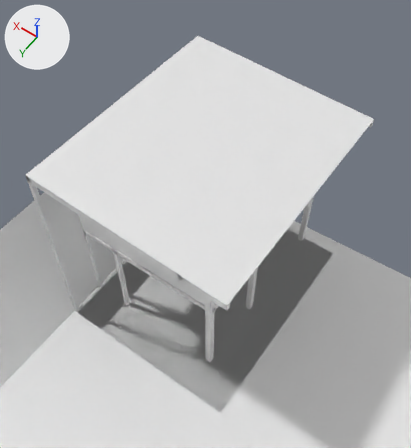
What one commit did to the COLLADA model projects/obra-com-mezanino/sketchup/modelo.dae.
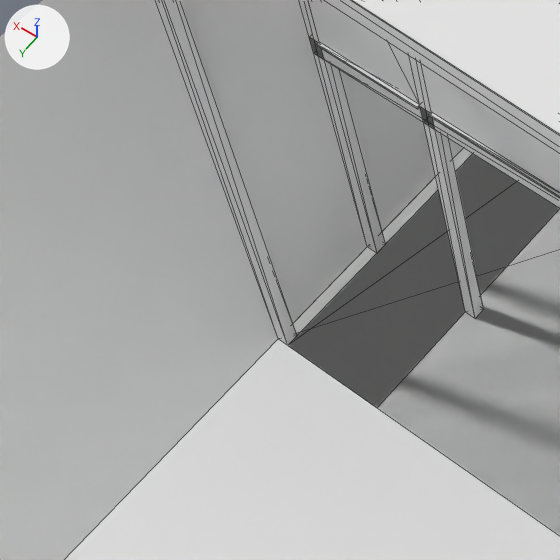
Old and new are each drawn from a 50 mm lens placed at (2.82, 10.97, 14.18), pointed at (8.89, 2.48, 0.83) and again close up on the part from 0% to 37% of the width and 49% to 83% of the height. Arrows for +X, +Y and +Z are at upper left; the lights stay in place. The first two pictures are the older version. The close-ups show mesh edges as thin lines.

Names of what the first close-up shows: 'C01 - pilar de estudo, alturas e perfil preservados da R09', 'C07 - pilar de estudo, alturas e perfil preservados da R09', 'C10 - pilar de estudo, alturas e perfil preservados da R09', 'Cobertura preservada da R09 - balanco 1m para dentro do lote', 'Muro B-C 4800mm existente, sem espessura definida', 'Oficina/deposito 4000x6000 - plano Z0', 'Reserva de escada 900x4200 - nao dimensionada', 'Terreno KMZ A-B-C-D, aproximadamente 382,15m2', 'V05 - viga principal de estudo preservada da R09', 'V07 - travessa inclinada, face SIDEA (estudo)', 'VF08_SUP_DIR - vidro superior de estudo; acabamento visual i', 'VF08_SUP_ESQ - vidro superior de estudo; acabamento visual i' and 4 more.
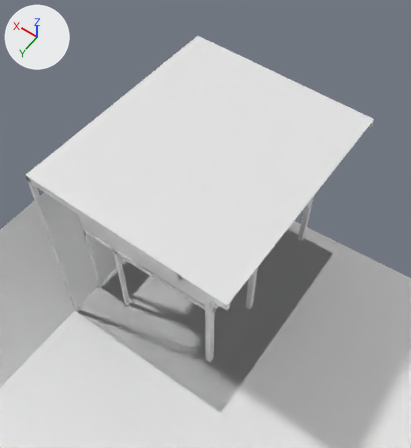
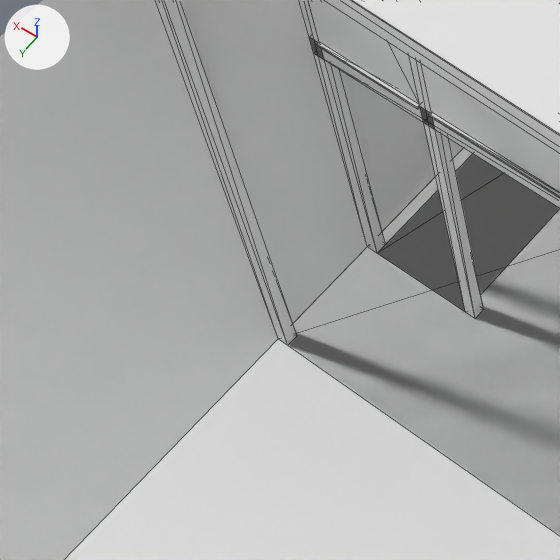
Edits to the bpy script that builds the scene:
```text
Change me_reserva_de_escada_900x4200___nao_dimensionada:
    used by ob_reserva_de_escada_900x4200___nao_dimensionada; location = (0.0, 0.0, 0.0)
    remove me_reserva_de_escada_900x4200___nao_dimensionada.from_pydata(...)  # 4 vertices, 2 faces; spans x 9.46..10.36, y 2.42..6.62, z 0.0
    add me_reserva_de_escada_900x4200___nao_dimensionada.from_pydata(...)  # 4 vertices, 2 faces; spans x 9.46..10.36, y 2.42..5.62, z 0.0
    me_reserva_de_escada_900x4200___nao_dimensionada part 1
    me_reserva_de_escada_900x4200___nao_dimensionada.vertices[0].co: (10.36, 6.62, 0.0) -> (10.36, 5.62, 0.0)  # pixel (287, 345) -> pixel (377, 253)
    me_reserva_de_escada_900x4200___nao_dimensionada.vertices[1].co: (9.46, 6.62, 0.0) -> (9.46, 5.62, 0.0)  # pixel (377, 407) -> pixel (465, 311)
```

Location of each change, (x1, y1, x2, y2) in pixels of the close-ups (560 x 560 px):
'Reserva de escada 900x4200 - nao dimensionada', reshaped: before (292, 155, 558, 408); after (380, 156, 558, 311)
